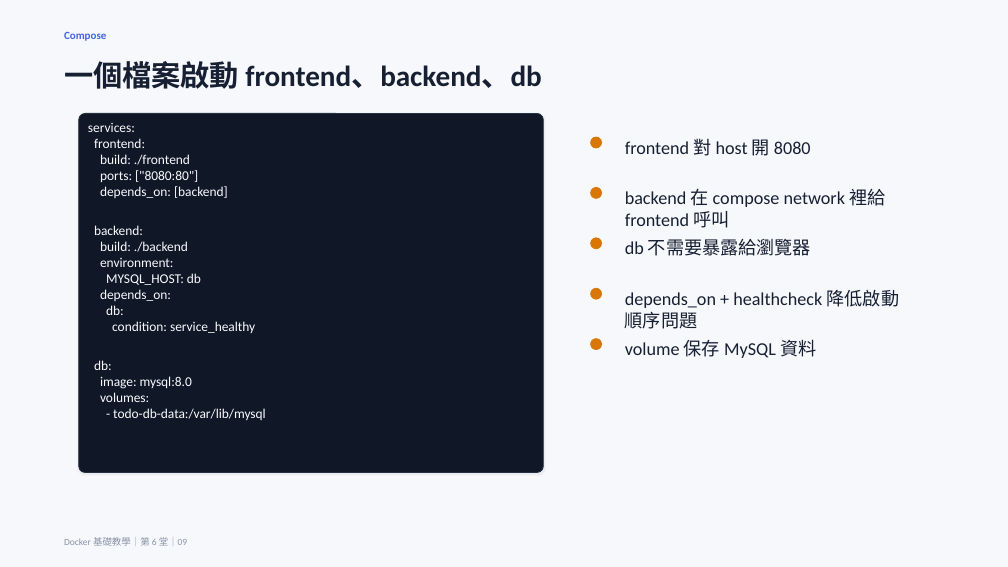
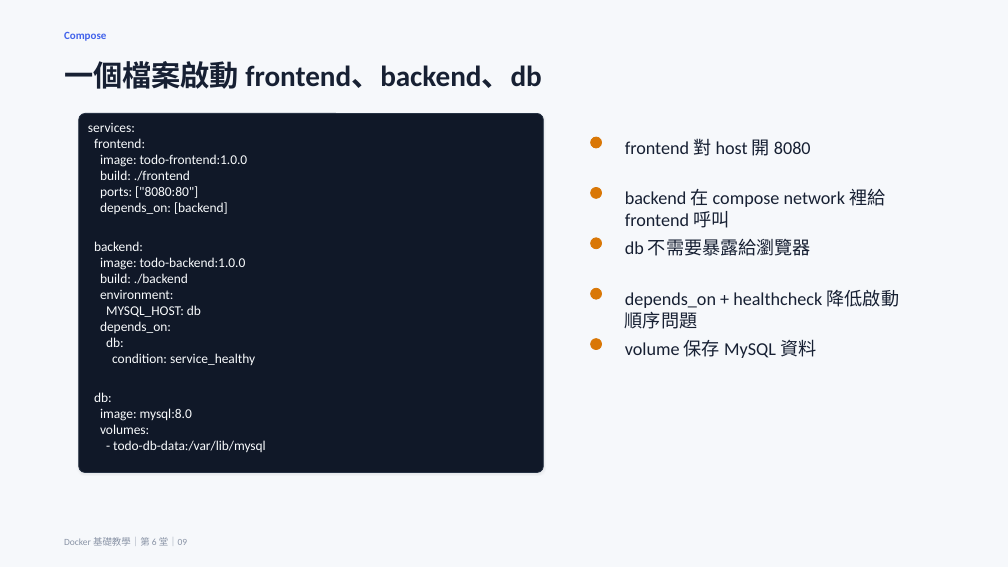
Before and after one commit to lalalalaluk/docker-practice, a slide deck: slide 9 of slides/docker-session6-fullstack-todo.pptx. Drawn at 1008x567 pixels with LibreOffice and Linux fonts; fonts in the diff are those of the drawing. Boxes give left, top, right and bottom in pixels: in the first picture for what was removed or moved away, otherwise in the second. Text is boxed around its words. In the diff, an @@ line names an element or a change of style, - is before the commit and + after.

Commit message:
Clarify Compose image version tags

```diff
--- a/slides/docker-session6-fullstack-todo.pptx
+++ b/slides/docker-session6-fullstack-todo.pptx
@@ text in rounded rectangle at bbox=[100, 154, 248, 167]: paragraph added @@
+image: todo-frontend:1.0.0
@@ text in rounded rectangle at bbox=[100, 257, 246, 270]: paragraph added @@
+image: todo-backend:1.0.0
```
Also in this commit, not shown: 1 slide added.
